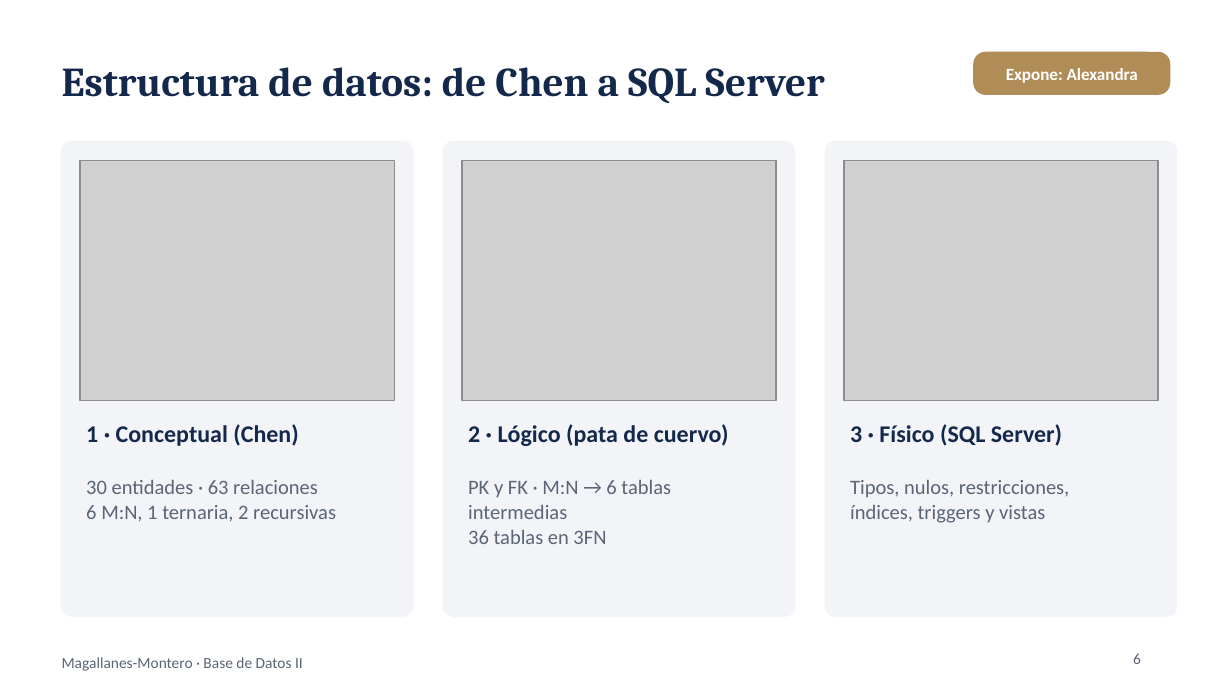
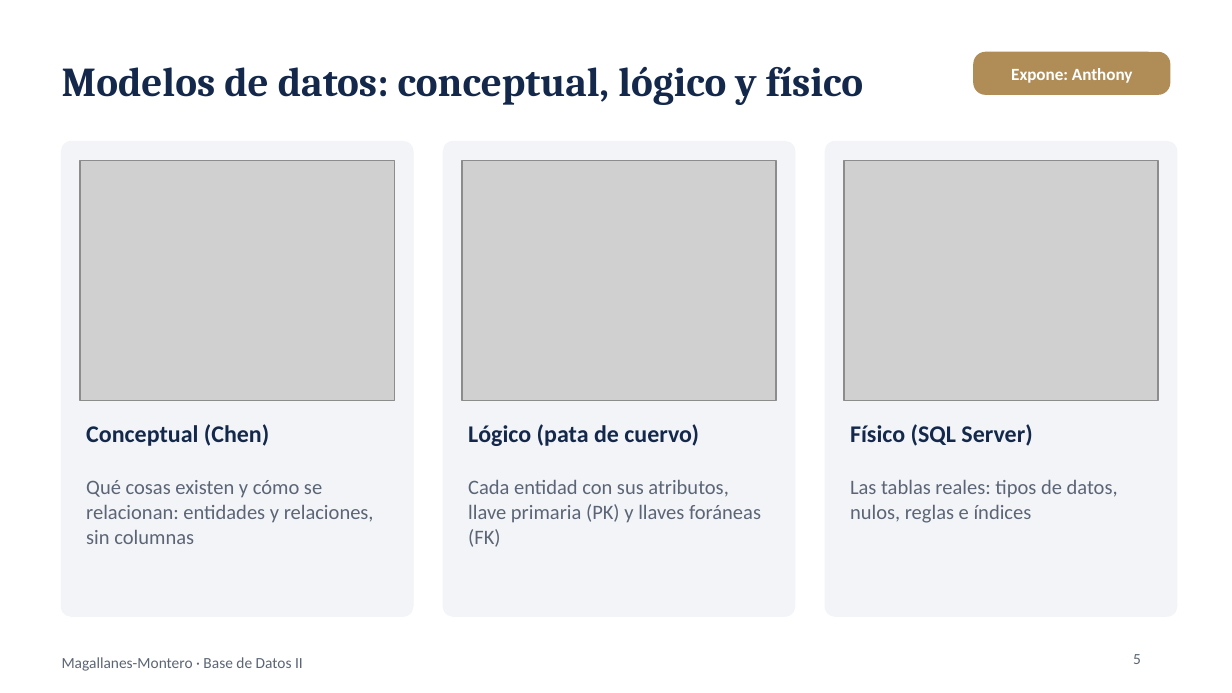
Before and after one commit to alexandra585/Proyecto_Estudio_Juridico, a slide deck: slide 5 of 4_Informe/Presentacion_Sustentacion_Magallanes_Montero.pptx (slide 6 before the commit). Drawn at 1232x693 pixels with LibreOffice and Linux fonts; fonts in the diff are those of the drawing; grey boxes stand for pictures. Boxes give left, top, right and bottom in pixels: in the first picture for what was removed or moved away, otherwise in the second. Text is boxed around its words. In the diff, an @@ line names an element or a change of style, - is before the commit and + after.

```diff
--- a/4_Informe/Presentacion_Sustentacion_Magallanes_Montero.pptx
+++ b/4_Informe/Presentacion_Sustentacion_Magallanes_Montero.pptx
@@ title at bbox=[62, 66, 863, 105]: text changed @@
-Estructura de datos: de Chen a SQL Server
+Modelos de datos: conceptual, lógico y físico
@@ text in rounded rectangle at bbox=[1011, 68, 1132, 83]: text changed @@
-Expone: Alexandra
+Expone: Anthony
@@ text at bbox=[86, 424, 269, 446]: text changed @@
-1 · Conceptual (Chen)
+Conceptual (Chen)
@@ text at bbox=[468, 424, 699, 446]: text changed @@
-2 · Lógico (pata de cuervo)
+Lógico (pata de cuervo)
@@ text at bbox=[850, 424, 1032, 446]: text changed @@
-3 · Físico (SQL Server)
+Físico (SQL Server)
@@ text at bbox=[86, 480, 374, 544]: text changed @@
-30 entidades · 63 relaciones
-6 M:N, 1 ternaria, 2 recursivas
+Qué cosas existen y cómo se relacionan: entidades y relaciones, sin columnas
@@ text at bbox=[468, 480, 761, 547]: text changed @@
-PK y FK · M:N → 6 tablas intermedias
-36 tablas en 3FN
+Cada entidad con sus atributos, llave primaria (PK) y llaves foráneas (FK)
@@ text at bbox=[850, 480, 1118, 523]: text changed @@
-Tipos, nulos, restricciones,
-índices, triggers y vistas
+Las tablas reales: tipos de datos, nulos, reglas e índices
@@ page number at bbox=[1133, 654, 1141, 664]: text changed @@
-6
+5
```
Also in this commit, not shown: 5 other slides changed, 13 slides added, 9 slides removed, 1 other file.
